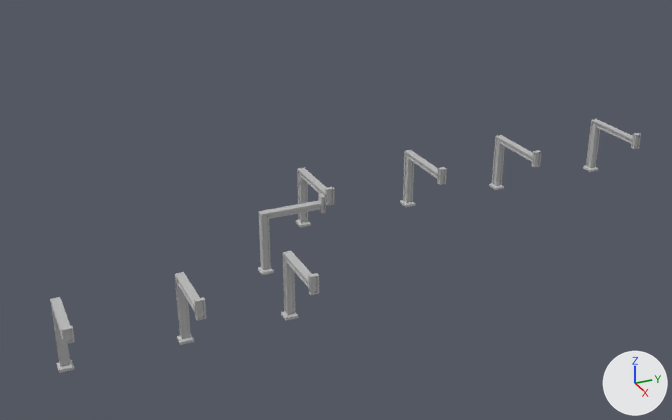
One commit to the FBX model Assets/Art Assets/Environment/FBX/MODEL_ENV_Walkway_Supports.fbx: the scene before it, then after it.
Before and after are seen from a camera (50 mm lens) standing at (41.1, -53.7, 26.2) and looking at (-4.2, -33.3, 3.6). The lights are fixed; the arrows at lower right show +X, +Y and +Z. Where no turn or scale is listed for an object, it has been applied to the vertices.

In view in the first picture: 'Walkway_Supports'.
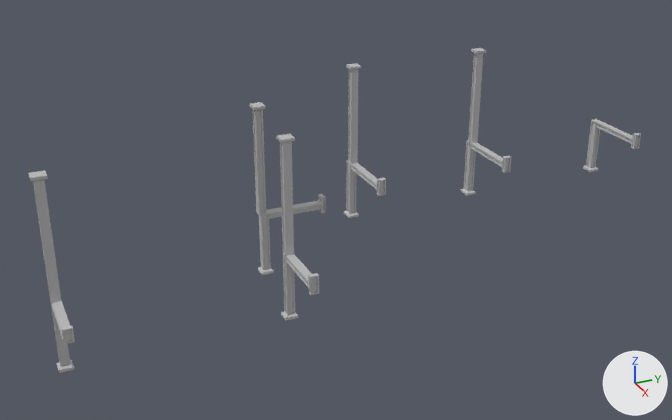
Commit message: Added Walkway and Room Supports to level 1

Where the newer file only moved an object's origin or applied its transform, the numbers keep the older frame.

Where the change shows, as pixel boxes [x1, y1, x2, y2] in the pictures (672 x 420 px; the box of a moved part takes in the faces that stretch with it):
'Walkway_Supports', reshaped (28% taller): before [50, 119, 641, 373]; after [28, 48, 641, 373]
part 1 of me_mesh, moved or reshaped: before [296, 168, 334, 227]; after [344, 160, 386, 218]
part 2 of me_mesh, moved or reshaped: before [489, 135, 541, 190]; after [461, 140, 511, 196]
part 3 of me_mesh, added: after [249, 102, 266, 215]
part 4 of me_mesh, added: after [346, 63, 361, 164]
part 5 of me_mesh, added: after [468, 48, 486, 144]
part 6 of me_mesh, added: after [276, 134, 295, 256]
part 7 of me_mesh, deleted: before [175, 272, 206, 345]
part 8 of me_mesh, deleted: before [400, 150, 447, 207]
part 9 of me_mesh, built on: before [50, 300, 62, 333]; after [28, 170, 62, 333]

The change in detail:
me_mesh is used by ob_walkway_supports; location (-3.39, -29.88, 1.75).
me_mesh had 2106 vertices, 2085 faces and spanned x -7.2..7.2, y -20.5..20.5, z -1.8..2.5.
me_mesh no longer uses material mat_lambert1 (grey #bcbcbc).
me_mesh now has 1950 vertices, 1888 faces and spans x -7.2..7.2, y -20.5..20.5, z -1.8..8.6.
me_mesh part 1: the loose piece of 268 vertices spanning x -7.2..-2.3, y -3.5..-2.7, z -1.8..2.5 is moved by (0.0, 3.5, 0.0), in mat_walkway_support_mateiral (grey #bcbcbc).
me_mesh part 2: the loose piece of 268 vertices spanning x -7.2..-2.3, y 11.5..12.2, z -1.8..2.5 is moved by (0.0, -2.4, 0.0), in mat_walkway_support_mateiral (grey #bcbcbc).
me_mesh part 3: a new loose piece of 76 vertices spanning x -2.0..-1.3, y -8.1..-7.4, z 2.0..8.6, in mat_walkway_support_mateiral (grey #bcbcbc).
me_mesh part 4: a new loose piece of 76 vertices spanning x -7.0..-6.3, y 0.0..0.7, z 2.0..8.6, in mat_walkway_support_mateiral (grey #bcbcbc).
me_mesh part 5: a new loose piece of 76 vertices spanning x -7.0..-6.3, y 9.1..9.9, z 2.0..8.6, in mat_walkway_support_mateiral (grey #bcbcbc).
me_mesh part 6: a new loose piece of 76 vertices spanning x 3.4..4.0, y -8.6..-7.9, z 2.0..8.6, in mat_walkway_support_mateiral (grey #bcbcbc).
me_mesh part 7: the loose piece of 268 vertices spanning x 3.4..7.2, y -14.4..-13.7, z -1.8..2.5 is deleted.
me_mesh part 8: the loose piece of 268 vertices spanning x -7.2..-2.4, y 4.3..5.0, z -1.8..2.5 is deleted.
Part 9, on me_mesh:
32 faces are deleted.
4 vertices move within x 3.9, y -20.4..-19.9, z 2.0.
64 vertices are added at x 3.4..4.0, y -20.5..-19.8, z 2.0..8.6.
12 new vertices lie (0.0, 0.0, 6.3) away from vertices in x 3.5..3.9, y -20.4..-19.9, z 2.0.
99 new faces join them.
